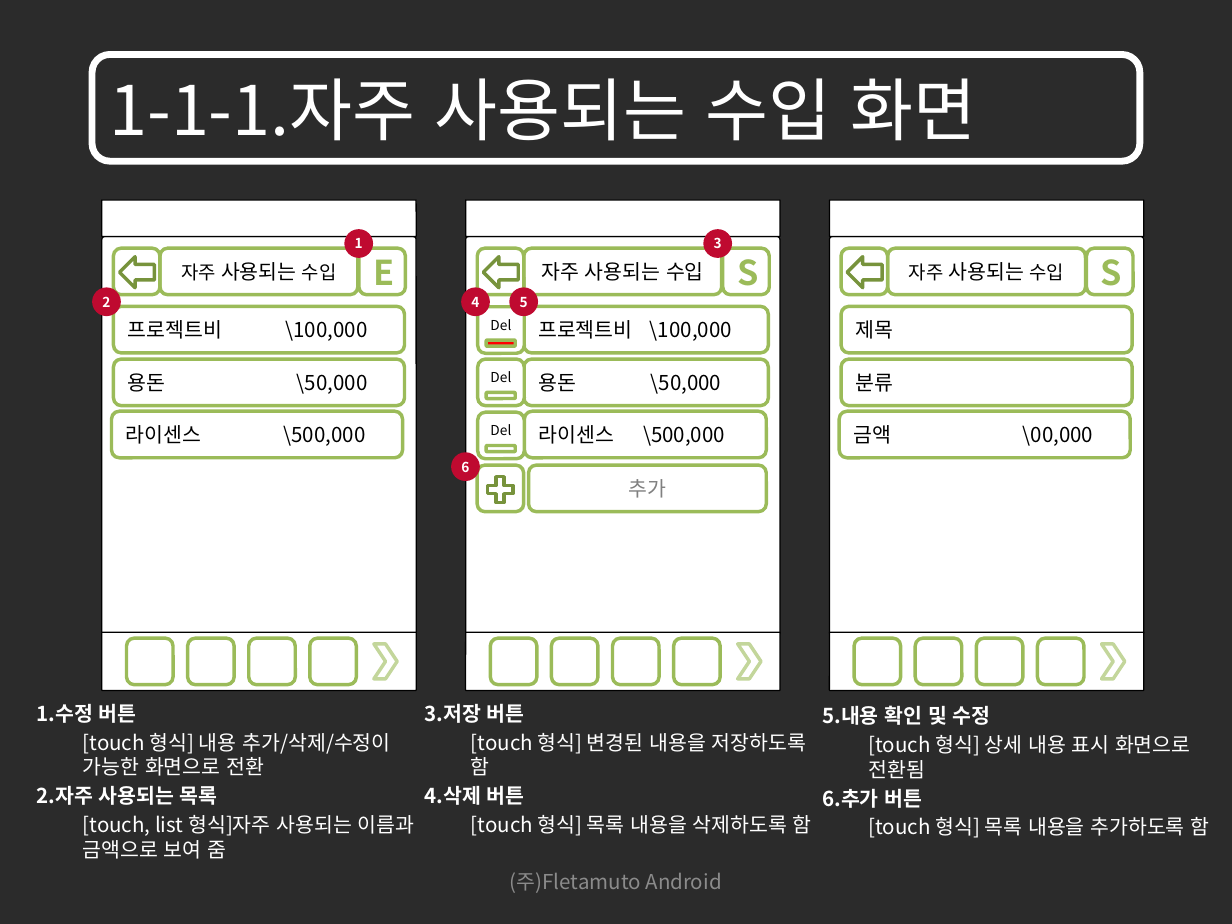
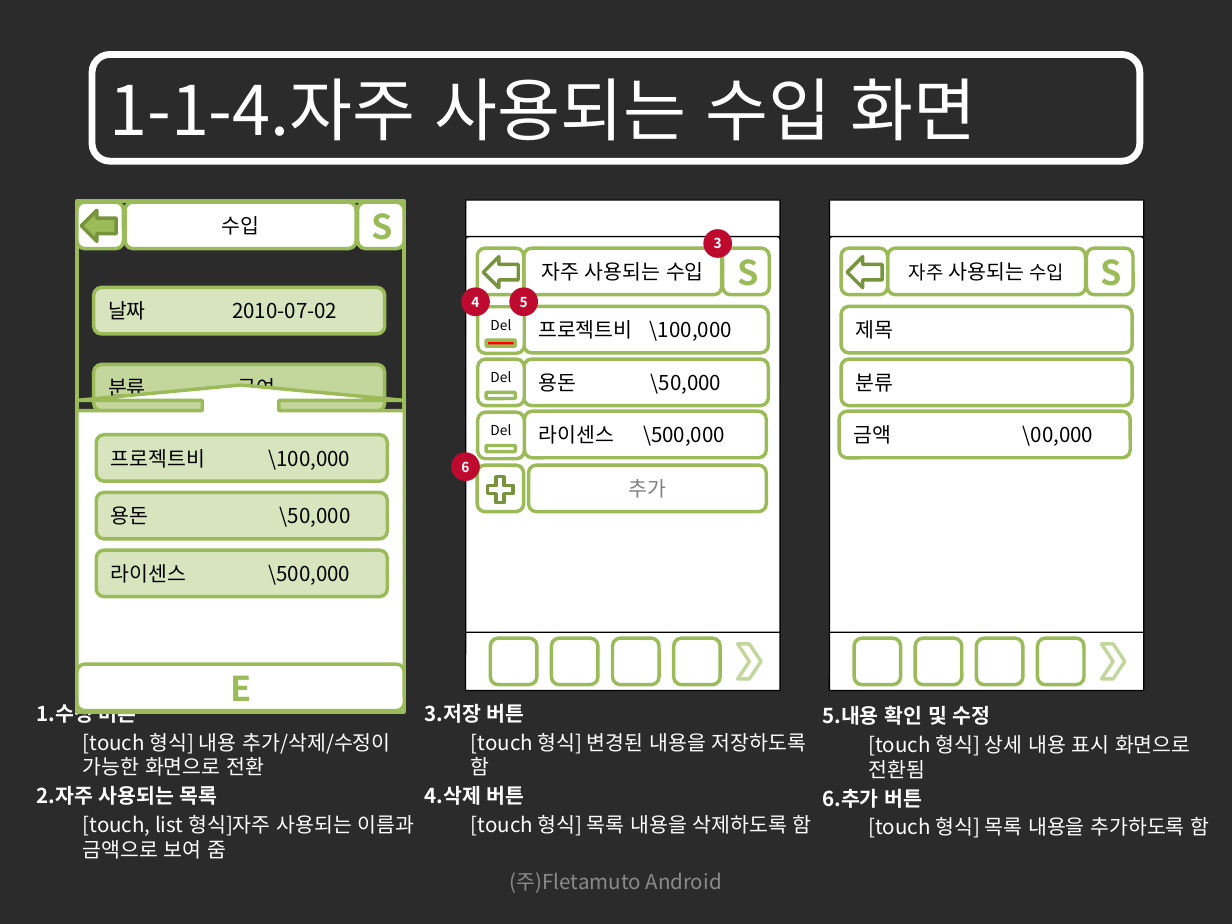
Before and after one commit to limjunghoon/fmfinance, a slide deck: slide 22 of trunk/DOC/GUI/재테크를 위한 어플리케이션 GUI_100712.pptx (slide 7 before the commit). Drawn at 1232x924 pixels with LibreOffice and Linux fonts; fonts in the diff are those of the drawing; background and template pictures are left out; a plain dark background stands for a picture behind light text. Boxes give left, top, right and bottom in pixels: in the first picture for what was removed or moved away, otherwise in the second. Text is boxed around its words. In the diff, an @@ line names an element or a change of style, - is before the commit and + after.

```diff
--- a/trunk/DOC/GUI/재테크를 위한 어플리케이션 GUI_100712.pptx
+++ b/trunk/DOC/GUI/재테크를 위한 어플리케이션 GUI_100712.pptx
@@ text in rounded rectangle at <box>109,78,976,141</box>: text changed @@
-1-1-1.자주 사용되는 수입 화면
+1-1-4.자주 사용되는 수입 화면
@@ rounded rectangle: place and size @@
-rounded rectangle at <box>113,248,160,294</box>
+rounded rectangle at <box>76,202,123,249</box>
@@ rectangle added at <box>76,201,404,711</box>, fill #FFFFFF, outline #9BBB59 2 pt @@
@@ rounded rectangle "수입": place and size @@
-rounded rectangle "수입" at <box>160,248,359,294</box>
+rounded rectangle "수입" at <box>126,202,357,249</box>
@@ rounded rectangle added at <box>357,202,404,249</box>, fill #FFFFFF, outline #9BBB59 2 pt, 20 pt, text #9BBB59, bold @@
+S
@@ right arrow: place and size @@
-right arrow at <box>120,256,154,287</box>
+right arrow at <box>81,211,116,241</box>
@@ right arrow at <box>81,211,116,241</box>: fill #FFFFFF to #9BBB59 @@
@@ text in rounded rectangle at <box>222,216,260,235</box>: text changed; size 11 to 12 pt @@
-자주 사용되는 수입
+수입
@@ ellipse removed at <box>345,229,373,257</box> @@
-1
@@ ellipse removed at <box>92,287,121,315</box> @@
-2
@@ rounded rectangle added at <box>94,287,384,334</box>, fill #D7E4BD, outline #9BBB59 2 pt, 12 pt, text #000000 @@
+날짜 2010-07-02
@@ up arrow callout added at <box>76,384,404,712</box>, fill #FFFFFF, outline #9BBB59 2 pt @@
@@ rounded rectangle added at <box>94,365,384,411</box>, fill #C3D69B, outline #9BBB59 2 pt, 12 pt, text #000000 @@
+분류 급여
@@ rounded rectangle "프로젝트비 \100,000": place and size @@
-rounded rectangle "프로젝트비 \100,000" at <box>113,307,404,354</box>
+rounded rectangle "프로젝트비 \100,000" at <box>96,435,387,482</box>
@@ rounded rectangle "용돈 \50,000": place and size @@
-rounded rectangle "용돈 \50,000" at <box>113,359,404,405</box>
+rounded rectangle "용돈 \50,000" at <box>96,493,387,540</box>
@@ fill #FFFFFF to #D7E4BD in 3 elements at <box>96,435,387,482</box>, <box>96,493,387,540</box>, <box>96,551,387,598</box> @@
@@ rounded rectangle "라이센스 \500,000": place and size @@
-rounded rectangle "라이센스 \500,000" at <box>112,411,403,458</box>
+rounded rectangle "라이센스 \500,000" at <box>96,551,387,598</box>
@@ group removed at <box>102,200,416,690</box>: 7 rounded rectangles, 1 chevron @@
@@ rounded rectangle "E": place and size @@
-rounded rectangle "E" at <box>359,248,405,294</box>
+rounded rectangle "E" at <box>76,664,404,711</box>
```
Also in this commit, not shown: 4 other slides changed, 23 slides added, 3 other files.
